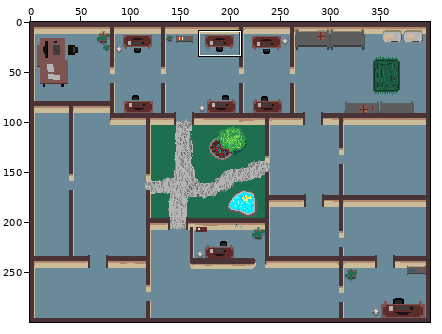
A sprite sheet gets an edit: Assets/Sprites/Walls.png. The first picture is a wide view before the edit; the outline marks the close-up.
Close-up. Before the commit:
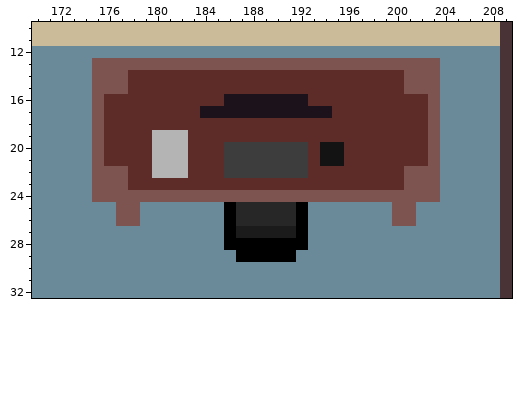
The file is 400x300 pixels. Colours within 5 levels of each other are drawn and written as one. Shown: x 170..209, y 10..32. The commit also changed other parts of the picture, which this record leaves out.
And afterwards:
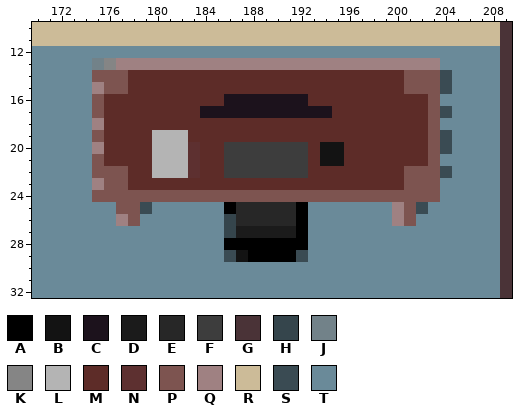
Palette (. is transparent): A #000000  B #131313  C #1c121c  D #1b1b1b  E #272727  F #3d3d3d  G #4a3337  H #35454c  J #728289  K #858585  L #b4b4b4  M #5d2c28  N #5d3030  P #7d5450  Q #9f8182  R #ccbb98  S #3a4b53  T #6a8a99
The exact change:
Changed rows in their new state; - is an unchanged pixel.
first column x 175:
13 JKQQQQQQQQQQQQQQQQQQQQQQQQQQQ-
14 -----------------------------S
15 Q----------------------------S
17 -----------------------------S
18 Q-----------------------------
19 -----------------------------S
20 Q-------N--------------------S
21 --------N---------------------
22 --------N--------------------S
23 Q-----------------------------
25 ----S--------------------Q-S--
26 --Q--------H-------------Q----
27 -----------H------------------
29 -----------SB----S------------
Pixel boxes of the changes (left, top, right, bottom) in both close-ups:
changed: (92, 58, 452, 262)
